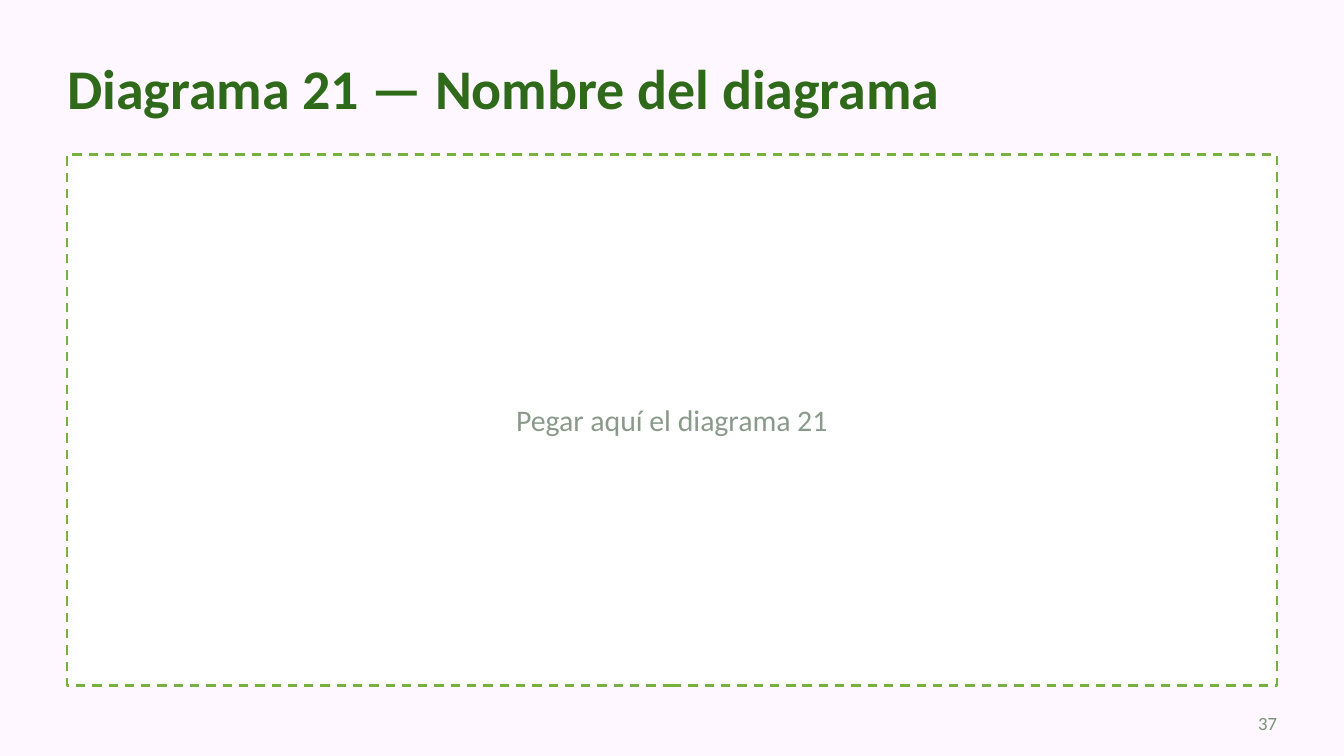
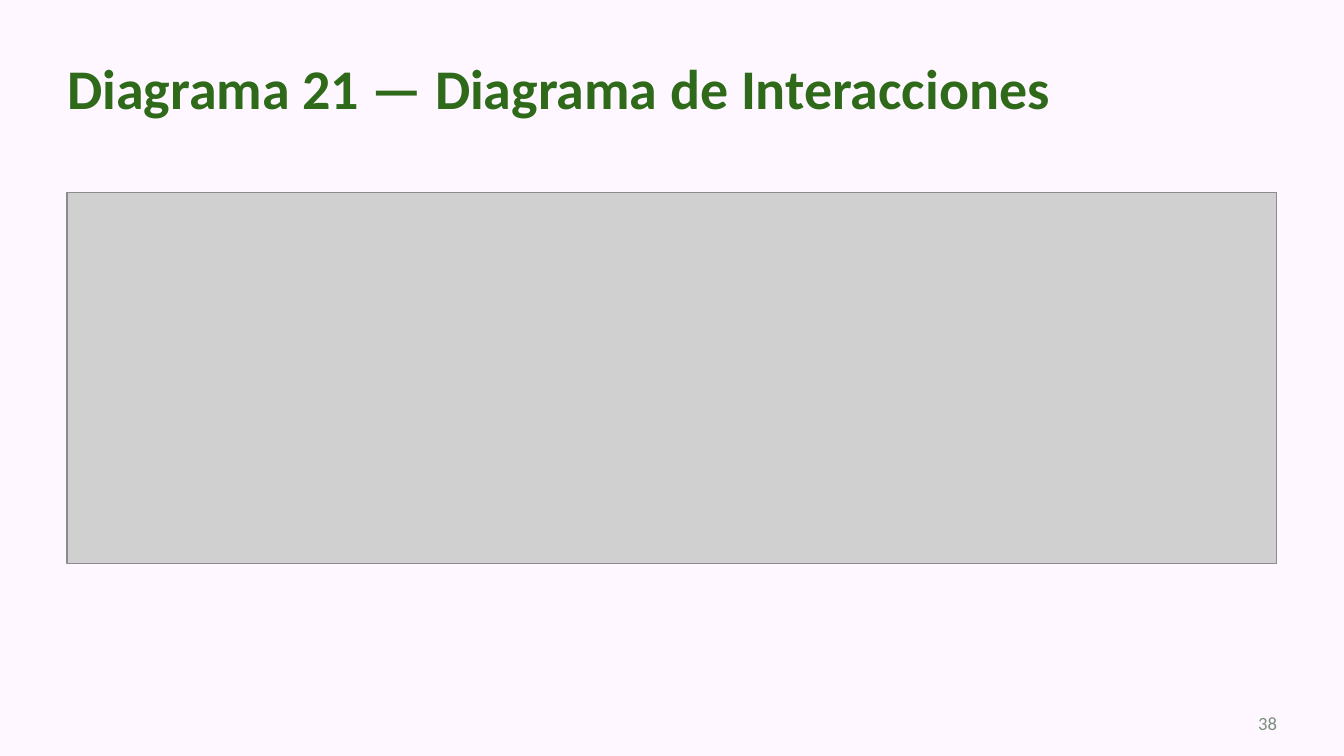
Before and after one commit to Zylohw/Leaf-Counter, a slide deck: slide 38 of docs/Presentacion/Leaf_Presentacion_v1.pptx (slide 37 before the commit). Drawn at 1344x756 pixels with LibreOffice and Linux fonts; fonts in the diff are those of the drawing; grey boxes stand for pictures. Boxes give left, top, right and bottom in pixels: in the first picture for what was removed or moved away, otherwise in the second. Text is boxed around its words. In the diff, an @@ line names an element or a change of style, - is before the commit and + after.

```diff
--- a/docs/Presentacion/Leaf_Presentacion_v1.pptx
+++ b/docs/Presentacion/Leaf_Presentacion_v1.pptx
@@ title at (67, 69, 1050, 119): text changed @@
-Diagrama 21 — Nombre del diagrama
+Diagrama 21 — Diagrama de Interacciones
@@ rectangle removed at (67, 155, 1277, 685) @@
@@ picture added at (67, 192, 1277, 563) @@
@@ text removed at (516, 410, 827, 436) @@
-Pegar aquí el diagrama 21
@@ page number at (1258, 717, 1277, 730): text changed @@
-37
+38
```
Also in this commit, not shown: 28 other slides changed, 2 slides added, 5 slides removed, 1 other file.
